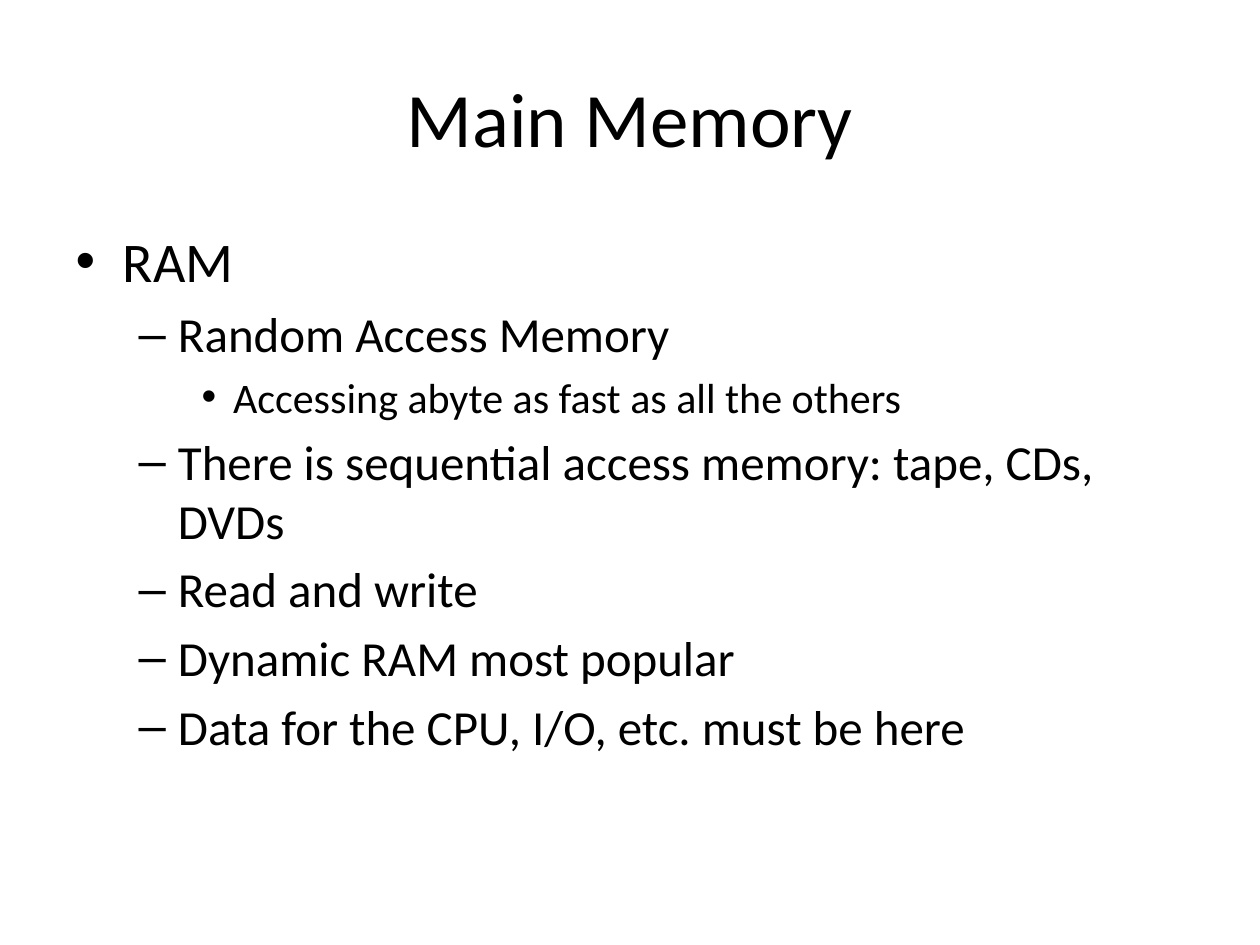
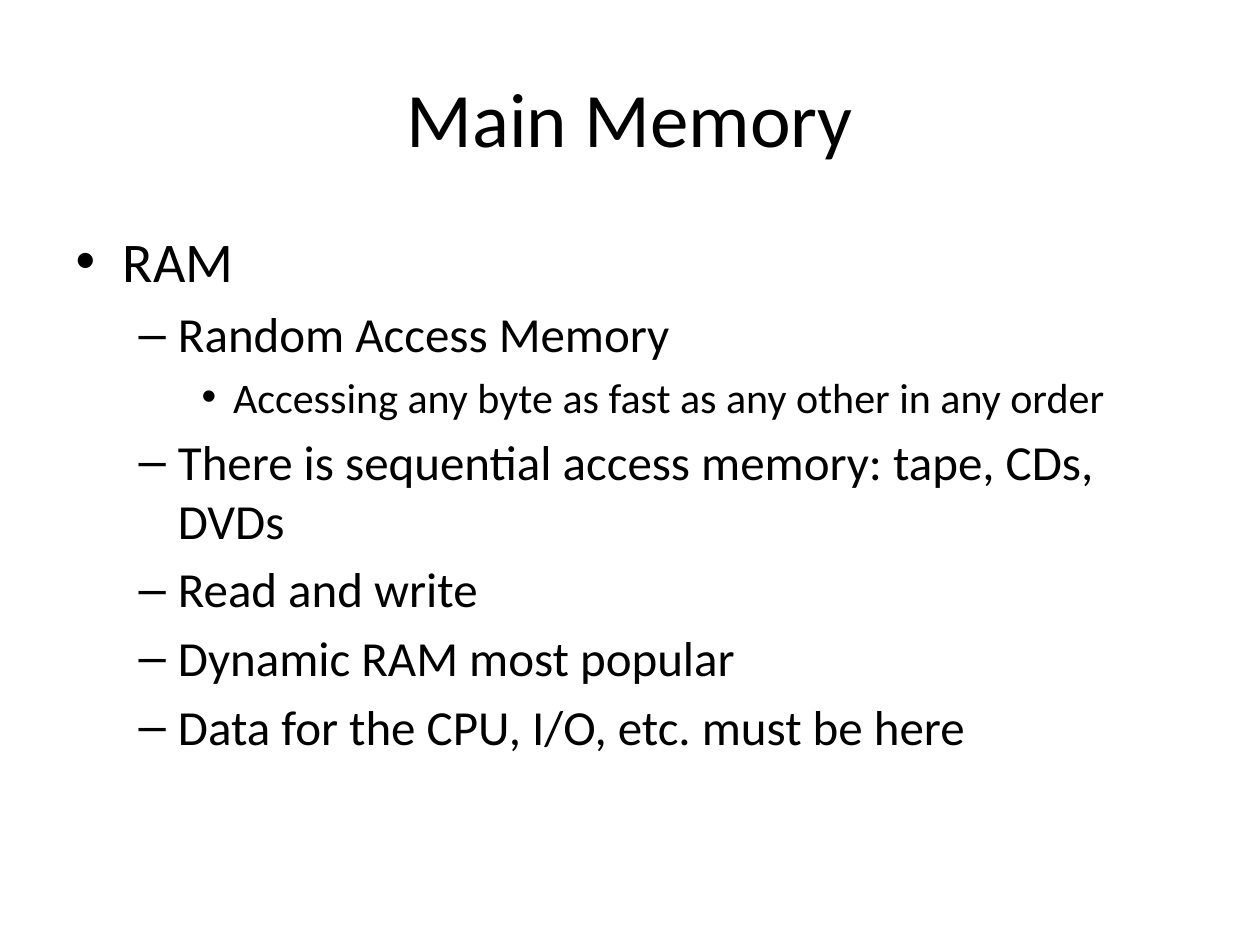
Before and after one commit to ivogeorg/cs1030, a slide deck: slide 3 of slides-steve/Chapter 04.pptx. Drawn at 1260x945 pixels with LibreOffice and Linux fonts; fonts in the diff are those of the drawing; background and template pictures are left out. Boxes give left, top, right and bottom in pixels: in the first picture for what was removed or moved away, otherwise in the second. Text is boxed around its words. In the diff, an @@ line names an element or a change of style, - is before the commit and + after.

```diff
--- a/slides-steve/Chapter 04.pptx
+++ b/slides-steve/Chapter 04.pptx
@@ text at (233,383,1104,421): text changed @@
-    • Accessing abyte as fast as all the others
+    • Accessing any byte as fast as any other in any order
```
Also in this commit, not shown: 13 other slides changed, 5 other files.
